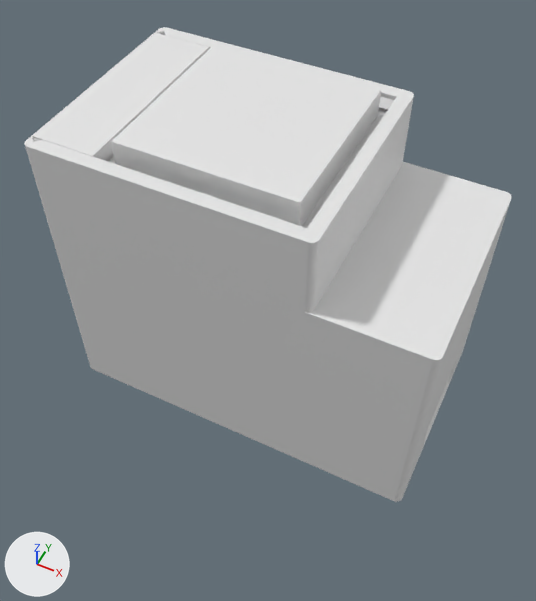
What one commit did to the Blender file Case_v1.0.blend.
Rendered twice from a 50 mm lens placed at (59.3, -44.9, 93.9), pointed at (27.6, 18.7, 14.5). Lighting does not change. The marker at lower left points along +X, +Y and +Z.

The scene before the commit, as lines of its bpy script (objects in view):
```python
me_cube_001 = bpy.data.meshes.new('Cube.001')
me_cube_001.from_pydata(...)  # a box spanning x 0.0..28.4, y 0.0..28.4, z 0.0..1.6; a box spanning x 1.6..26.8, y 1.6..26.8, z 1.6..5.6; a box spanning x 1.6..26.8, y 1.6..26.8, z -3.0..0.0
me_cube_003 = bpy.data.meshes.new('Cube.003')
me_cube_003.from_pydata(...)  # 733 vertices, 546 faces; spans x -2.0..54.0, y 9.4..42.2, z -8.0..38.0
me_cube_005 = bpy.data.meshes.new('Cube.005')
me_cube_005.from_pydata(...)  # 80 vertices, 62 faces; spans x -2.0..7.3, y -15.4..14.9, z -1.0..45.0
ob_cube = bpy.data.objects.new('Cube', me_cube_003)
ob_cube.location = (0.0, 0.0, 0.0)
ob_cube_002 = bpy.data.objects.new('Cube.002', me_cube_005)
ob_cube_002.location = (0.0, 26.0, -7.0)
ob_gps_antenna = bpy.data.objects.new('GPS antenna', me_cube_001)
ob_gps_antenna.location = (7.5, 11.6, 34.0)
```
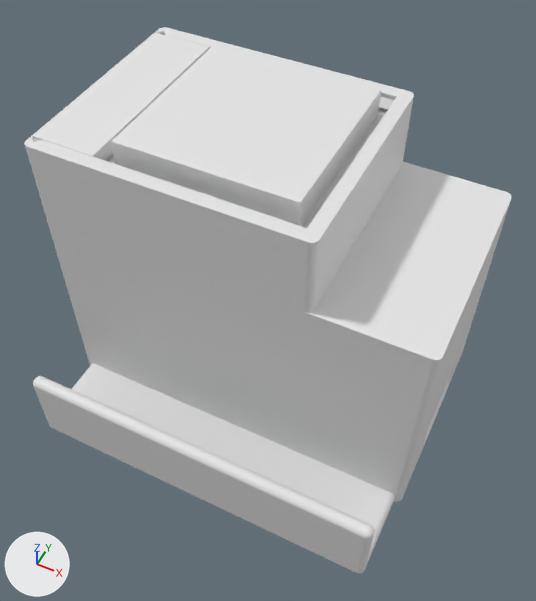
The edits, one by one:
Mesh me_cube_007 is new.
It has 1008 vertices, 974 faces and spans x -1.0..53.0, y -11.5..1.0, z -1.0..11.0.
Object 'Cube.003' (ob_cube_003) is new; it shows me_cube_007.
Its location is (0.0, 8.4, -7.0).

Location of each change, (x1, y1, x2, y2) in pixels of the pictures (536 x 601 px):
'Cube.003', added
    after: (33, 364, 395, 574)
